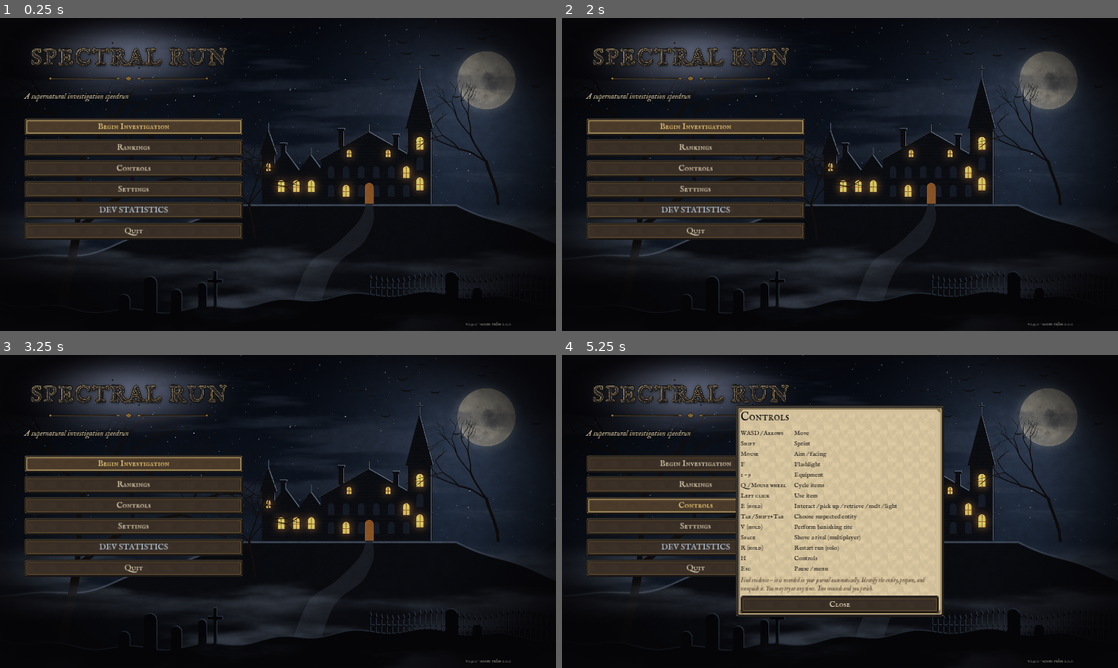
Above: before the commit, frames 1-4 (two rows, left to right).
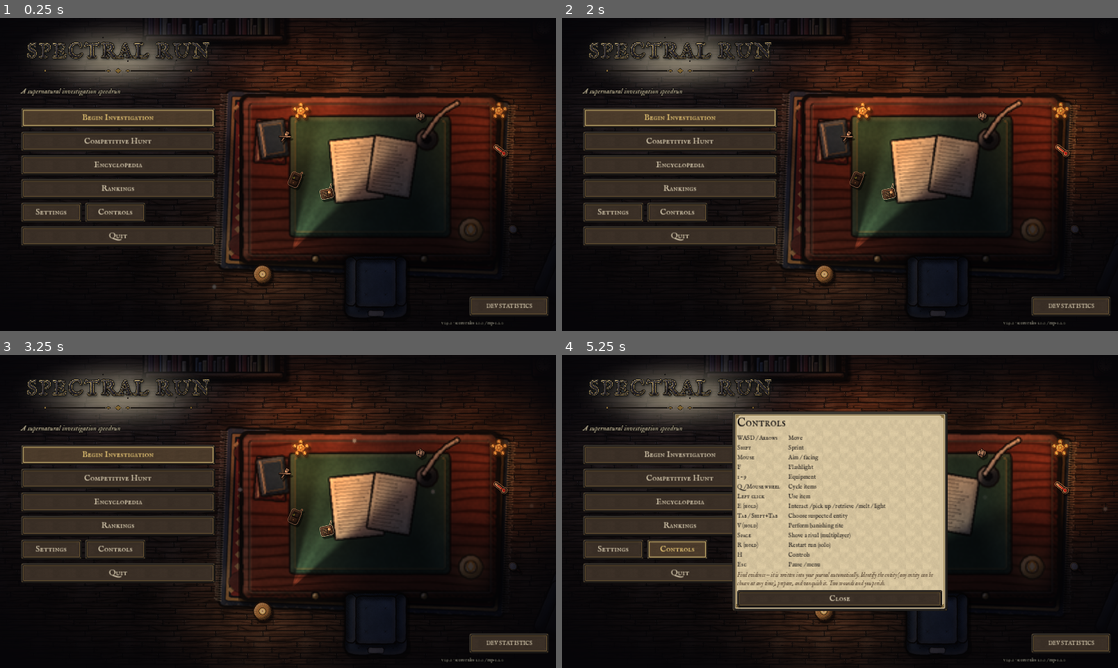
Above: after the commit, the same moments.

Repository: crosenlund79/PhasmoOnSpeed
Game: Godot game, scene res://scenes/boot.tscn
The game is run twice, just before and just after one commit, with the same random seed, the same clock (stepped at 60 frames per second) and the same inputs.
Inputs (mouse positions are in pixels of both pictures, inside the frame that each line leads up to):
- Up to frame 1 (0.25 s): no input
- Up to frame 2 (2 s): click "Rankings" at 0.5 s; click "Back" at 1.25 s
- Up to frame 3 (3.25 s): click (116, 477) at 2 s, where only the run after the commit has a clickable "Competitive Hunt"; click "Back" (after the commit: "Leave") at 2.75 s
- Up to frame 4 (5.25 s): click "Controls" at 3.5 s; click (678, 502) at 4.25 s, where only the run after the commit has a clickable "Encyclopedia"; click "Settings" at 5 s

The runs differ from the first frame. In frame 1, 45% of the frame differs, in the area x 0-100%, y 0-100%; in frame 2, 45%, in the area x 2-100%, y 0-100%; in frame 3, 45%; in frame 4, 35%.

Commit message:
Main menu desk scene, settings for readings/notifications/names, docs
- Main menu is a live overhead investigation desk built from gameplay art
  and lights (flickering candles, drifting orbs, a passing presence) with
  plaque buttons, Competitive Hunt and Encyclopedia entries, and DEV
  STATISTICS set apart.
- Settings: equipment reading on/off, opacity, size; evidence cards on/off,
  opacity, size; occupant names.
- Rankings/DEV statistics show competitive records separately.
- House select no longer prints an exact occupant count (it could expose a
  disguised shapeshifter).
- docs/MULTIPLAYER.md, competitive scoring rules, design and README updates.

Co-Authored-By: Claude Opus 5.5 <noreply@anthropic.com>
Claude-Session: https://claude.ai/code/session_01HoR6KC67QYiLzvsFwhVpg6

Diff:
--- a/scripts/ui/house_select.gd
+++ b/scripts/ui/house_select.gd
@@ -33,7 +33,9 @@
 		blurb.custom_minimum_size = Vector2(250, 60)
 		card.add_child(blurb)
 		var rec: Dictionary = SaveData.house_record(id)
-		var info := "Rooms: %d  ·  Occupants: %d" % [plan.house.rooms.size(), int(h.get("npcs", 2))]
+		# No exact occupant count: a shapeshifter posing as one more person
+		# must never be exposed by the menu.
+		var info := "Rooms: %d  ·  Floors: %d" % [plan.house.rooms.size(), plan.house.floors().size()]
 		card.add_child(Art.label(info, 14, Color(0.3, 0.22, 0.15)))
 		var pb := "Best: —" if rec["best_time"] <= 0.0 else "Best: %s  ·  %d pts" % [Journal.format_time_precise(rec["best_time"]), int(rec["best_score"])]
 		card.add_child(Art.label(pb, 15, Color(0.3, 0.22, 0.15), Art.font_heading))
--- a/scripts/ui/main_menu.gd
+++ b/scripts/ui/main_menu.gd
@@ -1,129 +1,358 @@
-extends Screen
-## Title screen.
+extends Control
+## Title screen: a live, overhead investigation desk in the same art, light and
+## shadow as the houses — case files, photographs, the journal and tools under
+## a guttering candle — with tactile brass-and-parchment plaques for navigation.
+
+const DESK_ZOOM := 1.0
 
 var settings_panel: Control
 var help_panel: Control
+var world: Node2D
+var camera: Camera2D
+var _t := 0.0
+var _candles: Array = []
+var _orbs: Array = []
+var _sweep: PointLight2D
+var _shadow: Sprite2D
+var _shadow_t := 6.0
 
 func _ready() -> void:
-	add_backdrop("ui/menu_background.png", 0.15)
+	set_anchors_preset(Control.PRESET_FULL_RECT)
 	Sfx.stop_loop("ambience")
 	Sfx.stop_loop("hunt")
 	Sfx.start_loop("music", "music_menu", -4.0, 1.5)
+	_build_scene()
+	var ui := CanvasLayer.new()
+	ui.layer = 5
+	add_child(ui)
+	var root := Control.new()
+	root.set_anchors_preset(Control.PRESET_FULL_RECT)
+	root.mouse_filter = Control.MOUSE_FILTER_IGNORE
+	ui.add_child(root)
+	_build_ui(root)
+	_build_settings(root)
+	_build_help(root)
+
+# --- The desk scene ---------------------------------------------------------------------
+
+func _sprite(path: String, pos: Vector2, size: float, rot: float = 0.0, parent: Node = null) -> Sprite2D:
+	var s := Sprite2D.new()
+	s.texture = Art.tex(path)
+	s.position = pos
+	s.rotation = rot
+	var k := size / maxf(1.0, s.texture.get_size().x)
+	s.scale = Vector2(k, k)
+	(parent if parent else world).add_child(s)
+	return s
+
+func _shadowed(path: String, pos: Vector2, size: float, rot: float = 0.0) -> Sprite2D:
+	var sh := _sprite(path, pos + Vector2(5, 7), size * 1.02, rot)
+	sh.modulate = Color(0, 0, 0, 0.5)
+	return _sprite(path, pos, size, rot)
+
+func _build_scene() -> void:
+	world = Node2D.new()
+	add_child(world)
+	var cm := CanvasModulate.new()
+	cm.color = Color(0.2, 0.2, 0.27)
+	world.add_child(cm)
+	# Floorboards and a worn rug under the desk (exactly the gameplay floor art).
+	var floor_tex := Art.tex("floors/wood_dark.png")
+	var poly := Polygon2D.new()
+	poly.texture = floor_tex
+	poly.texture_repeat = CanvasItem.TEXTURE_REPEAT_ENABLED
+	var r := Rect2(-1400, -900, 2800, 1800)
+	poly.polygon = PackedVector2Array([r.position, Vector2(r.end.x, r.position.y), r.end, Vector2(r.position.x, r.end.y)])
+	poly.uv = PackedVector2Array([r.position * 2.0, Vector2(r.end.x, r.position.y) * 2.0, r.end * 2.0, Vector2(r.position.x, r.end.y) * 2.0])
+	world.add_child(poly)
+	if Art.has("decor/grime.png"):
+		var g := Polygon2D.new()
+		g.texture = Art.tex("decor/grime.png")
+		g.texture_repeat = CanvasItem.TEXTURE_REPEAT_ENABLED
+		g.polygon = poly.polygon
+		g.uv = poly.uv
+		g.color = Color(1, 1, 1, 0.45)
+		world.add_child(g)
+	_sprite("furniture/rug_rect.png", Vector2(170, 40), 900, 0.04)
+	# The desk and what is on it.
+	var desk_path := "furniture/desk_large.png" if Art.has("furniture/desk_large.png") else "furniture/desk.png"
+	_shadowed(desk_path, Vector2(190, 30), 760)
+	_shadowed("furniture/armchair.png", Vector2(200, 330), 190, PI)
+	_shadowed("furniture/bookshelf.png", Vector2(-260, -430), 420)
+	_shadowed("furniture/grandfather_clock.png", Vector2(690, -420), 100)
+	_shadowed("furniture/floor_lamp.png", Vector2(-120, 300), 70)
+	_shadowed("furniture/covered_armchair.png" if Art.has("furniture/covered_armchair.png") else "furniture/armchair.png", Vector2(780, 300), 210, 0.4)
+	var props := [
+		["menu/case_file.png", Vector2(20, -40), 190, -0.12],
+		["menu/journal_open.png", Vector2(250, 60), 300, 0.05],
+		["menu/map_pinned.png", Vector2(420, -110), 220, 0.14],
+		["menu/case_photo_1.png", Vector2(90, -150), 96, -0.3],
+		["menu/case_photo_2.png", Vector2(500, 120), 92, 0.25],
+		["menu/case_photo_3.png", Vector2(-40, 120), 90, 0.18],
+		["menu/pocket_watch.png", Vector2(390, 160), 64, 0.0],
+		["menu/magnifier.png", Vector2(150, 160), 84, 0.7],
+		["menu/inkwell.png", Vector2(480, 10), 56, 0.0],
+	]
+	for p in props:
+		if Art.has(p[0]):
+			_shadowed(p[0], p[1], p[2], p[3])
+	for it in [["icons/eq_emf.png", Vector2(-30, 20), 54, 0.4], ["icons/eq_thermometer.png", Vector2(560, -60), 48, -0.9],
+			["items/garlic.png", Vector2(330, -160), 40, 0.0], ["items/silverware.png", Vector2(-60, -100), 44, 1.1],
+			["items/hand_mirror.png", Vector2(600, 170), 46, -0.4], ["icons/eq_spirit_box.png", Vector2(60, 60), 50, -0.2]]:
+		_shadowed(it[0], it[1], it[2], it[3])
+	# Warm candles against the cold room, and a pale presence.
+	for cpos in [Vector2(-10, -170), Vector2(560, -170)]:
+		_shadowed("furniture/candelabra.png", cpos, 62)
+		var l := PointLight2D.new()
+		l.texture = Art.tex("lights/candle.png")
+		l.position = cpos
+		l.color = Color(1.0, 0.68, 0.34)
+		l.energy = 1.05
+		l.texture_scale = 3.2
+		world.add_child(l)
+		_candles.append(l)
+	var lamp := PointLight2D.new()
+	lamp.texture = Art.tex("lights/soft.png")
+	lamp.position = Vector2(-120, 300)
+	lamp.color = Color(1.0, 0.78, 0.5)
+	lamp.energy = 0.55
+	lamp.texture_scale = 1.6
+	world.add_child(lamp)
+	var moon := PointLight2D.new()
+	moon.texture = Art.tex("lights/soft.png")
+	moon.position = Vector2(-700, -500)
+	moon.color = Color(0.55, 0.65, 0.95)
+	moon.energy = 0.5
+	moon.texture_scale = 4.0
+	world.add_child(moon)
+	# A flashlight left on the desk, slowly swept by an unseen hand.
+	_sweep = Lighting.make_cone(Color(1.0, 0.92, 0.75), 0.9, 0.9)
+	_sweep.position = Vector2(-40, 230)
+	_sweep.shadow_enabled = false
+	world.add_child(_sweep)
+	for i in 4:
+		var o := _sprite("items/orb.png", Vector2(randf_range(-500, 800), randf_range(-400, 400)), 26)
+		o.modulate = Color(0.8, 0.95, 1.0, 0.0)
+		o.set_meta("phase", randf() * TAU)
+		o.set_meta("base", o.position)
+		_orbs.append(o)
+	_shadow = _sprite("tokens/shade.png", Vector2(-900, 260), 120, 0.0)
+	_shadow.modulate = Color(0.6, 0.75, 0.85, 0.0)
+	camera = Camera2D.new()
+	camera.zoom = Vector2(DESK_ZOOM, DESK_ZOOM)
+	camera.position = Vector2(-80, 0)
+	world.add_child(camera)
+	camera.make_current()
+
+func _process(delta: float) -> void:
+	_t += delta
+	for i in _candles.size():
+		var l: PointLight2D = _candles[i]
+		l.energy = 1.0 + sin(_t * 8.0 + i * 2.0) * 0.08 + sin(_t * 21.0 + i) * 0.05
+	_sweep.rotation = -1.1 + sin(_t * 0.25) * 0.55
+	for o in _orbs:
+		var ph: float = o.get_meta("phase")
+		o.position = o.get_meta("base") + Vector2(sin(_t * 0.3 + ph) * 60.0, cos(_t * 0.22 + ph * 2.0) * 40.0)
+		o.modulate.a = clampf(0.35 + 0.35 * sin(_t * 0.7 + ph), 0.0, 0.7)
+	# Every so often something pale drifts past the edge of the light.
+	_shadow_t -= delta
+	if _shadow_t <= 0.0:
+		_shadow_t = randf_range(14.0, 24.0)
+		_shadow.position = Vector2(-950, randf_range(-250, 350))
+		var tw := create_tween()
+		tw.tween_property(_shadow, "modulate:a", 0.45, 1.5)
+		tw.parallel().tween_property(_shadow, "position:x", -350.0, 6.0)
+		tw.tween_property(_shadow, "modulate:a", 0.0, 1.5)
+	camera.position = Vector2(-80, 0) + Vector2(sin(_t * 0.07) * 14.0, cos(_t * 0.05) * 9.0)
+
+# --- Interface ---------------------------------------------------------------------------
+
+func _plaque(text: String, cb: Callable, width: int = 360, dev: bool = false) -> Button:
+	var b := Art.button(text, cb, width)
+	b.custom_minimum_size = Vector2(width, 58)
+	var base := "menu/plaque_dev.png" if dev else "menu/plaque.png"
+	if Art.has(base):
+		b.add_theme_stylebox_override("normal", Art.stylebox(base, 24, Color(), Color()))
+		b.add_theme_stylebox_override("hover", Art.stylebox("menu/plaque_hover.png" if not dev else base, 24, Color(), Color()))
+		b.add_theme_stylebox_override("focus", Art.stylebox("menu/plaque_hover.png" if not dev else base, 24, Color(), Color()))
+		b.add_theme_stylebox_override("pressed", Art.stylebox("menu/plaque_pressed.png" if not dev else base, 24, Color(), Color()))
+		var ink := Color(0.16, 0.11, 0.07) if not dev else Color(0.82, 0.9, 1.0)
+		b.add_theme_color_override("font_color", ink)
+		b.add_theme_color_override("font_hover_color", Color(0.45, 0.12, 0.05) if not dev else Color(1, 1, 1))
+		b.add_theme_color_override("font_focus_color", Color(0.45, 0.12, 0.05) if not dev else Color(1, 1, 1))
+		b.add_theme_color_override("font_pressed_color", Color(0.3, 0.08, 0.03))
+	# A small tactile tilt on hover.
+	b.pivot_offset = Vector2(width * 0.5, 29)
+	b.mouse_entered.connect(func(): b.create_tween().tween_property(b, "rotation", -0.012, 0.12))
+	b.mouse_exited.connect(func(): b.create_tween().tween_property(b, "rotation", 0.0, 0.12))
+	return b
+
+func _build_ui(root: Control) -> void:
+	var shade := TextureRect.new()
+	shade.texture = Art.tex("ui/vignette.png")
+	shade.set_anchors_preset(Control.PRESET_FULL_RECT)
+	shade.expand_mode = TextureRect.EXPAND_IGNORE_SIZE
+	shade.stretch_mode = TextureRect.STRETCH_SCALE
+	shade.mouse_filter = Control.MOUSE_FILTER_IGNORE
+	root.add_child(shade)
 	var left := VBoxContainer.new()
-	left.anchor_left = 0.0
-	left.anchor_top = 0.0
 	left.anchor_bottom = 1.0
-	left.offset_left = 70
-	left.offset_top = 50
-	left.offset_right = 700
-	left.offset_bottom = -40
-	left.add_theme_constant_override("separation", 12)
-	add_child(left)
-	# Pale mist behind the inked logo so it reads against the night sky.
+	left.offset_left = 60
+	left.offset_top = 36
+	left.offset_right = 620
+	left.offset_bottom = -30
+	left.add_theme_constant_override("separation", 10)
+	root.add_child(left)
+	var logo_holder := Control.new()
+	logo_holder.custom_minimum_size = Vector2(560, 150)
+	left.add_child(logo_holder)
 	var mist := TextureRect.new()
 	mist.texture = Art.tex("lights/soft.png")
 	mist.expand_mode = TextureRect.EXPAND_IGNORE_SIZE
-	mist.modulate = Color(0.75, 0.8, 0.95, 0.42)
-	mist.position = Vector2(-10, -40)
-	mist.size = Vector2(760, 300)
+	mist.modulate = Color(0.9, 0.85, 0.72, 0.55)
+	mist.position = Vector2(-60, -50)
+	mist.size = Vector2(680, 260)
 	mist.mouse_filter = Control.MOUSE_FILTER_IGNORE
-	add_child(mist)
-	move_child(mist, left.get_index())
+	logo_holder.add_child(mist)
 	var logo := TextureRect.new()
 	logo.texture = Art.tex("ui/title_logo.png")
 	logo.expand_mode = TextureRect.EXPAND_IGNORE_SIZE
 	logo.stretch_mode = TextureRect.STRETCH_KEEP_ASPECT
-	logo.custom_minimum_size = Vector2(600, 150)
-	left.add_child(logo)
-	var tag := Art.label("A supernatural investigation speedrun", 22, Color(0.85, 0.8, 0.68), Art.font_italic)
+	logo.size = Vector2(560, 140)
+	logo_holder.add_child(logo)
+	var tag := Art.label("A supernatural investigation speedrun", 21, Color(0.92, 0.86, 0.72), Art.font_italic)
 	tag.add_theme_color_override("font_outline_color", Color.BLACK)
 	tag.add_theme_constant_override("outline_size", 6)
 	left.add_child(tag)
-	var spacer := Control.new()
-	spacer.custom_minimum_size = Vector2(0, 24)
-	left.add_child(spacer)
-	var buttons := VBoxContainer.new()
-	buttons.add_theme_constant_override("separation", 10)
-	left.add_child(buttons)
-	var begin := Art.button("Begin Investigation", func(): Game.goto_house_select(), 340)
-	buttons.add_child(begin)
-	buttons.add_child(Art.button("Rankings", func(): Game.goto_rankings(), 340))
-	buttons.add_child(Art.button("Controls", func(): help_panel.visible = true, 340))
-	buttons.add_child(Art.button("Settings", func(): settings_panel.visible = true, 340))
-	if SaveData.settings().get("dev_mode", true) or OS.is_debug_build():
-		var dev := Art.button("DEV STATISTICS", func(): Game.goto_stats(), 340)
-		dev.add_theme_color_override("font_color", Color(0.75, 0.85, 0.95))
-		buttons.add_child(dev)
-	buttons.add_child(Art.button("Quit", func(): get_tree().quit(), 340))
+	var gap := Control.new()
+	gap.custom_minimum_size = Vector2(0, 12)
+	left.add_child(gap)
+	var begin := _plaque("Begin Investigation", func(): Game.goto_house_select())
+	left.add_child(begin)
+	left.add_child(_plaque("Competitive Hunt", func(): Game.goto_lobby()))
+	left.add_child(_plaque("Encyclopedia", func(): Game.goto_encyclopedia()))
+	left.add_child(_plaque("Rankings", func(): Game.goto_rankings()))
+	var row := HBoxContainer.new()
+	row.add_theme_constant_override("separation", 8)
+	left.add_child(row)
+	row.add_child(_plaque("Settings", func(): settings_panel.visible = true, 176))
+	row.add_child(_plaque("Controls", func(): help_panel.visible = true, 176))
+	left.add_child(_plaque("Quit", func(): get_tree().quit(), 176))
 	var best: int = SaveData.data["records"]["best_score"]
 	if best > 0:
 		var b := Art.label("Personal best: %d points" % best, 18, Art.GOLD, Art.font_heading)
 		b.add_theme_color_override("font_outline_color", Color.BLACK)
 		b.add_theme_constant_override("outline_size", 6)
 		left.add_child(b)
-	var ver := Art.label("v%s · score rules %s" % [ProjectSettings.get_setting("application/config/version"), Scoring.RULES_VERSION], 14, Color(0.6, 0.58, 0.55))
+	# Developer tools live apart from the player-facing menu.
+	if SaveData.settings().get("dev_mode", true) or OS.is_debug_build():
+		var dev := _plaque("DEV STATISTICS", func(): Game.goto_stats(), 230, true)
+		dev.add_theme_font_size_override("font_size", 16)
+		dev.anchor_left = 1.0
+		dev.anchor_right = 1.0
+		dev.anchor_top = 1.0
+		dev.anchor_bottom = 1.0
+		dev.offset_left = -250
+		dev.offset_right = -20
+		dev.offset_top = -100
+		dev.offset_bottom = -46
+		root.add_child(dev)
+	var ver := Art.label("v%s · score rules %s / %s" % [ProjectSettings.get_setting("application/config/version"), Scoring.RULES_VERSION, MpScoring.RULES_VERSION], 13, Color(0.7, 0.68, 0.62))
 	ver.anchor_top = 1.0
 	ver.anchor_bottom = 1.0
 	ver.anchor_left = 1.0
 	ver.anchor_right = 1.0
-	ver.offset_left = -260
-	ver.offset_top = -30
-	add_child(ver)
-	_build_settings()
-	_build_help()
+	ver.offset_left = -330
+	ver.offset_top = -32
+	ver.add_theme_color_override("font_outline_color", Color.BLACK)
+	ver.add_theme_constant_override("outline_size", 4)
+	root.add_child(ver)
 	begin.grab_focus()
 
-func _modal(width: float) -> VBoxContainer:
+func _modal(root: Control, width: float) -> VBoxContainer:
 	var cc := CenterContainer.new()
 	cc.set_anchors_preset(Control.PRESET_FULL_RECT)
 	cc.visible = false
-	add_child(cc)
+	root.add_child(cc)
 	var dim := ColorRect.new()
 	dim.color = Color(0, 0, 0, 0.6)
-	dim.set_anchors_preset(Control.PRESET_FULL_RECT)
 	dim.show_behind_parent = true
 	cc.add_child(dim)
-	var v := parchment_box(cc, Vector2(width, 0))
-	v.add_theme_constant_override("separation", 10)
+	dim.set_anchors_preset(Control.PRESET_FULL_RECT)
+	var p := PanelContainer.new()
+	p.custom_minimum_size = Vector2(width, 0)
+	cc.add_child(p)
+	var v := VBoxContainer.new()
+	v.add_theme_constant_override("separation", 8)
+	p.add_child(v)
 	return v
 
-func _build_settings() -> void:
-	var v := _modal(520)
+func _slider(v: VBoxContainer, title: String, key: String, lo: float, hi: float, step: float, apply_now: bool) -> void:
+	var row := HBoxContainer.new()
+	v.add_child(row)
+	var l := Art.label(title, 17)
+	l.custom_minimum_size = Vector2(250, 0)
+	row.add_child(l)
+	var sl := HSlider.new()
+	sl.min_value = lo
+	sl.max_value = hi
+	sl.step = step
+	sl.value = float(SaveData.settings().get(key, lo))
+	sl.custom_minimum_size = Vector2(300, 24)
+	sl.size_flags_horizontal = Control.SIZE_EXPAND_FILL
+	sl.value_changed.connect(func(val):
+		SaveData.set_setting(key, val)
+		if apply_now:
+			Game.apply_settings())
+	sl.drag_ended.connect(func(_c): Game.apply_settings())
+	row.add_child(sl)
+
+func _check(v: VBoxContainer, title: String, key: String) -> void:
+	var c := CheckBox.new()
+	c.text = title
+	c.add_theme_color_override("font_color", Art.INK)
+	c.add_theme_color_override("font_hover_color", Color(0.45, 0.12, 0.05))
+	c.add_theme_color_override("font_pressed_color", Art.INK)
+	c.button_pressed = SaveData.settings().get(key, true)
+	c.toggled.connect(func(on):
+		SaveData.set_setting(key, on)
+		Game.apply_settings())
+	v.add_child(c)
+
+func _build_settings(root: Control) -> void:
+	var v := _modal(root, 640)
 	settings_panel = v.get_parent().get_parent()
 	v.add_child(Art.heading("Settings", 34))
-	var s: Dictionary = SaveData.settings()
-	v.add_child(Art.label("Investigator name", 18))
+	var name_row := HBoxContainer.new()
+	v.add_child(name_row)
+	var nl := Art.label("Investigator name", 17)
+	nl.custom_minimum_size = Vector2(250, 0)
+	name_row.add_child(nl)
 	var name_edit := LineEdit.new()
-	name_edit.text = s.get("player_name", "Investigator")
-	name_edit.max_length = 24
+	name_edit.text = SaveData.settings().get("player_name", "Investigator")
+	name_edit.max_length = 20
+	name_edit.size_flags_horizontal = Control.SIZE_EXPAND_FILL
 	name_edit.text_changed.connect(func(t): SaveData.set_setting("player_name", t.strip_edges() if t.strip_edges() != "" else "Investigator"))
-	v.add_child(name_edit)
-	for pair in [["Master volume", "master"], ["Music volume", "music"], ["Interface scale", "ui_scale"]]:
-		v.add_child(Art.label(pair[0], 18))
-		var sl := HSlider.new()
-		sl.min_value = 0.75 if pair[1] == "ui_scale" else 0.0
-		sl.max_value = 1.5 if pair[1] == "ui_scale" else 1.0
-		sl.step = 0.05
-		sl.value = float(s.get(pair[1], 1.0))
-		var key: String = pair[1]
-		sl.value_changed.connect(func(val):
-			SaveData.set_setting(key, val)
-			if key != "ui_scale":
-				Game.apply_settings())
-		sl.drag_ended.connect(func(_c): Game.apply_settings())
-		v.add_child(sl)
-	var fs := CheckBox.new()
-	fs.text = "Fullscreen (F11)"
-	fs.add_theme_color_override("font_color", Art.INK)
-	fs.button_pressed = s.get("fullscreen", false)
-	fs.toggled.connect(func(on):
-		SaveData.set_setting("fullscreen", on)
-		Game.apply_settings())
-	v.add_child(fs)
+	name_row.add_child(name_edit)
+	v.add_child(Art.label("Sound & display", 18, Color(0.35, 0.22, 0.12), Art.font_heading))
+	_slider(v, "Master volume", "master", 0.0, 1.0, 0.05, true)
+	_slider(v, "Music volume", "music", 0.0, 1.0, 0.05, true)
+	_slider(v, "Interface scale", "ui_scale", 0.75, 1.5, 0.05, false)
+	_check(v, "Fullscreen (F11)", "fullscreen")
+	v.add_child(Art.label("Equipment reading (under your investigator)", 18, Color(0.35, 0.22, 0.12), Art.font_heading))
+	_check(v, "Show equipment readings", "equip_hud")
+	_slider(v, "Reading opacity", "equip_hud_opacity", 0.15, 1.0, 0.05, false)
+	_slider(v, "Reading text size", "equip_hud_size", 12.0, 34.0, 1.0, false)
+	v.add_child(Art.label("Evidence notifications", 18, Color(0.35, 0.22, 0.12), Art.font_heading))
+	_check(v, "Show 'Evidence recorded' cards", "ev_notify")
+	_slider(v, "Card opacity", "ev_notify_opacity", 0.2, 1.0, 0.05, false)
+	_slider(v, "Card size", "ev_notify_size", 0.6, 1.6, 0.05, false)
+	v.add_child(Art.label("Occupants", 18, Color(0.35, 0.22, 0.12), Art.font_heading))
+	_check(v, "Show occupant names", "npc_names")
 	v.add_child(Art.button("Close", func(): settings_panel.visible = false))
 
-func _build_help() -> void:
-	var v := _modal(600)
+func _build_help(root: Control) -> void:
+	var v := _modal(root, 620)
 	help_panel = v.get_parent().get_parent()
 	v.add_child(Art.heading("Controls", 34))
 	var grid := GridContainer.new()
@@ -131,14 +360,15 @@
 	grid.add_theme_constant_override("h_separation", 24)
 	v.add_child(grid)
 	for row in Controls.HELP:
-		grid.add_child(Art.label(row[0], 18, Art.INK, Art.font_heading))
-		grid.add_child(Art.label(row[1], 18))
-	var how := Art.label("Find evidence — it is recorded in your journal automatically. Identify the entity, prepare, and vanquish it. You may try at any time. Two wounds and you perish.", 16, Color(0.27, 0.2, 0.14), Art.font_italic)
+		grid.add_child(Art.label(row[0], 17, Art.INK, Art.font_heading))
+		grid.add_child(Art.label(row[1], 17))
+	var how := Art.label("Find evidence — it is written into your journal automatically. Identify the entity (any entity can be chosen at any time), prepare, and vanquish it. Two wounds and you perish.", 16, Color(0.27, 0.2, 0.14), Art.font_italic)
 	how.autowrap_mode = TextServer.AUTOWRAP_WORD_SMART
-	how.custom_minimum_size = Vector2(540, 0)
+	how.custom_minimum_size = Vector2(560, 0)
 	v.add_child(how)
 	v.add_child(Art.button("Close", func(): help_panel.visible = false))
 
-func on_escape() -> void:
-	settings_panel.visible = false
-	help_panel.visible = false
+func _unhandled_input(event: InputEvent) -> void:
+	if event is InputEventKey and event.pressed and not event.echo and event.keycode == KEY_ESCAPE:
+		settings_panel.visible = false
+		help_panel.visible = false
--- a/scripts/ui/rankings_screen.gd
+++ b/scripts/ui/rankings_screen.gd
@@ -52,6 +52,15 @@
 			Journal.format_time_precise(hr["best_time"]) if hr["best_time"] > 0.0 else "—",
 			str(hr["best_score"]) if hr["best_score"] > 0 else "—", int(hr["wins"]), int(hr["runs"])]
 		pbs.add_child(Art.label(line, 16))
+	# Competitive results are kept apart from solo rankings and legends.
+	var mp: Dictionary = SaveData.data.get("mp", {})
+	var comp := parchment_box(right, Vector2(560, 0))
+	comp.add_child(Art.heading("Competitive (local record)", 24))
+	if int(mp.get("matches", 0)) == 0:
+		comp.add_child(Art.label("No competitive matches yet. Rules %s." % MpScoring.RULES_VERSION, 15, Color(0.35, 0.27, 0.2), Art.font_italic))
+	else:
+		comp.add_child(Art.label("Matches %d  ·  Wins %d  ·  Vanquishes %d  ·  Best %d pts" % [int(mp["matches"]), int(mp["wins"]), int(mp["vanquishes"]), int(mp["best_score"])], 16))
+		comp.add_child(Art.label("Shoves given %d  ·  taken %d  ·  deaths %d" % [int(mp["shoves_given"]), int(mp["shoves_taken"]), int(mp["deaths"])], 15, Color(0.3, 0.22, 0.15)))
 	global_box = parchment_box(right, Vector2(560, 0))
 	global_box.add_child(Art.heading("Global Leaderboard", 26))
 	global_box.add_child(Art.label(Online.last_status, 15, Color(0.35, 0.27, 0.2), Art.font_italic))
--- a/scripts/ui/stats_screen.gd
+++ b/scripts/ui/stats_screen.gd
@@ -58,6 +58,14 @@
 			l.autowrap_mode = TextServer.AUTOWRAP_WORD_SMART
 			l.custom_minimum_size = Vector2(1400, 0)
 			body.add_child(l)
+	var mp: Dictionary = SaveData.data.get("mp", {})
+	body.add_child(Art.heading("Competitive matches (separate from solo)", 24))
+	body.add_child(Art.label("Matches %d · wins %d · vanquishes %d · deaths %d · best %d · shoves %d given / %d taken" % [
+		int(mp.get("matches", 0)), int(mp.get("wins", 0)), int(mp.get("vanquishes", 0)), int(mp.get("deaths", 0)),
+		int(mp.get("best_score", 0)), int(mp.get("shoves_given", 0)), int(mp.get("shoves_taken", 0))], 15))
+	for m in mp.get("history", []).slice(-8):
+		body.add_child(Art.label("%s · %s · %s · %s · rank %d/%d · %d pts" % [m["date"], Game.house(m["house"]).get("name", m["house"]),
+			Defs.creature_name(m["creature"]), m["outcome"], int(m["rank"]), int(m["players"]), int(m["score"])], 14))
 	body.add_child(Art.heading("Recent runs", 24))
 	var hist: Array = SaveData.data["history"]
 	for i in range(hist.size() - 1, maxi(-1, hist.size() - 16), -1):
Not shown, changed: README.md
Not shown, changed: docs/DESIGN.md
Not shown, added: docs/MULTIPLAYER.md
Not shown, changed: docs/SCORING.md
